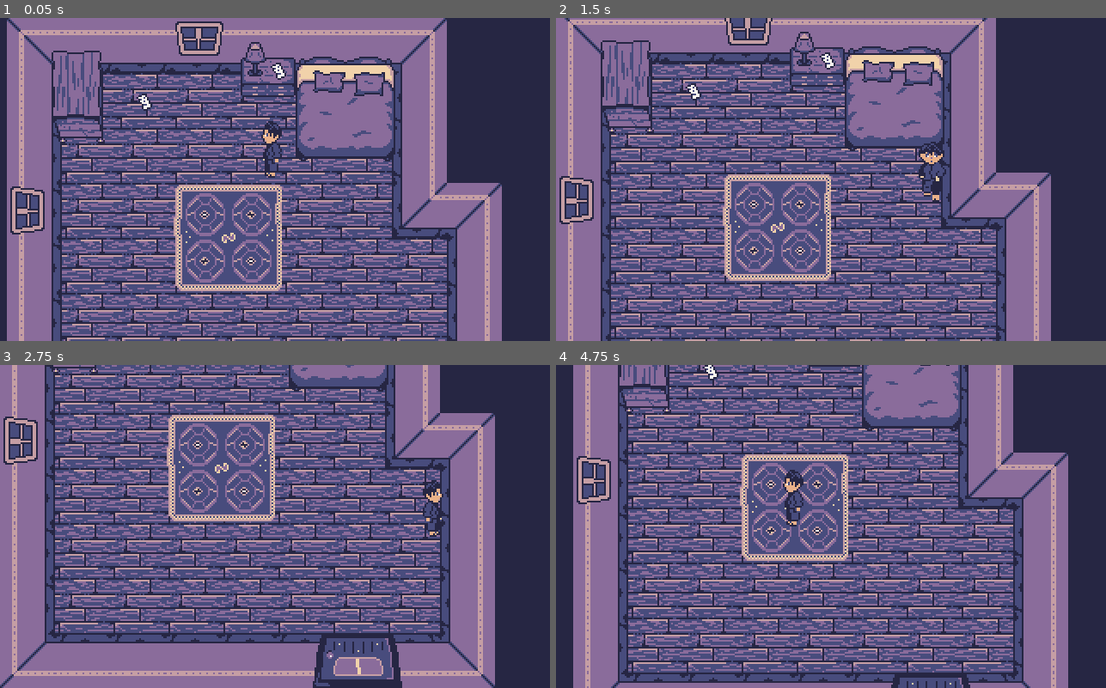
Above: before the commit, frames 1-4 (two rows, left to right).
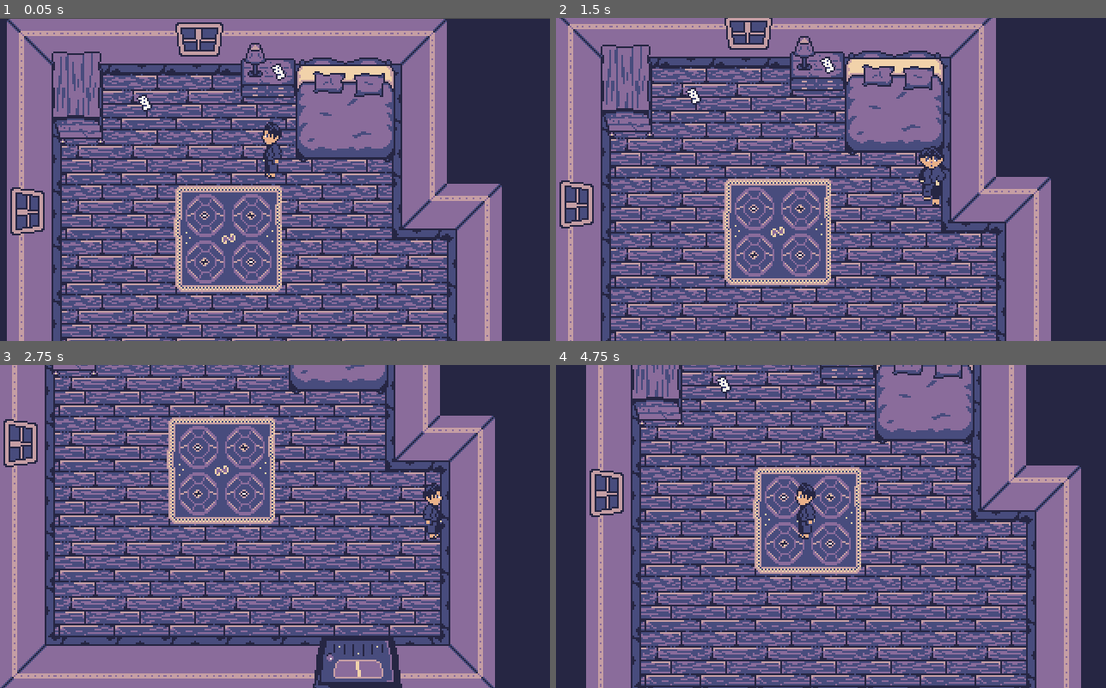
Above: after the commit, the same moments.

Repository: chickendude/dark-pages
Game: Godot game, scene res://Maps/WillsRoom.tscn
The game is run twice, just before and just after one commit, with the same random seed, the same clock (stepped at 60 frames per second) and the same inputs.
Inputs:
- Up to frame 1 (0.05 s): no input
- Up to frame 2 (1.5 s): tap Enter (ui_accept) at 0.5, 0.77 s; hold Right (ui_right) 0.53-1.28 s; hold Down (ui_down) from 1.28 s (still down)
- Up to frame 3 (2.75 s): tap Enter (ui_accept) at 1.52 s; release Down (ui_down) at 2.03 s; hold Right (ui_right) from 2.03 s (still down)
- Up to frame 4 (4.75 s): release Right (ui_right) at 2.78 s; hold Up (ui_up) 2.78-3.53 s; tap Enter (ui_accept) at 3.02, 3.77, 4.52 s; hold Left (ui_left) from 3.53 s (still down)

The runs differ from the first frame. In frame 1, 18% of the frame differs, in the area x 0-100%, y 0-100%; in frame 2, 39%; in frame 3, 40%; in frame 4, 53%, in the area x 3-96%, y 0-100%.

Commit message:
Update camera scrolling coordinates.

Diff:
--- a/Maps/Camera.tscn
+++ b/Maps/Camera.tscn
@@ -7,4 +7,8 @@
 limit_top = 0
 limit_right = 320
 limit_bottom = 256
+limit_smoothed = true
 smoothing_enabled = true
+smoothing_speed = 7.0
+offset_v = -0.4
+editor_draw_drag_margin = true
